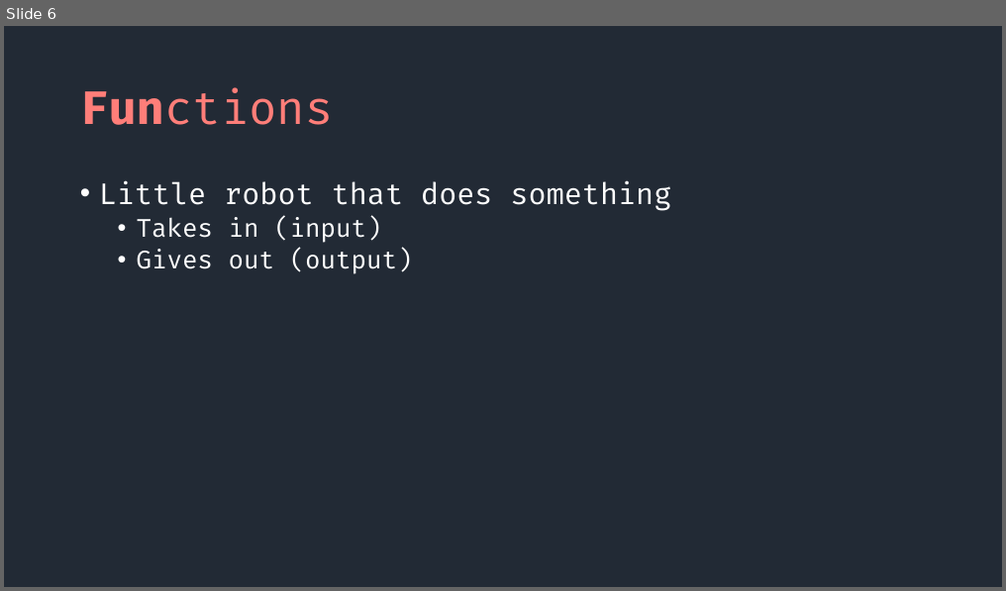
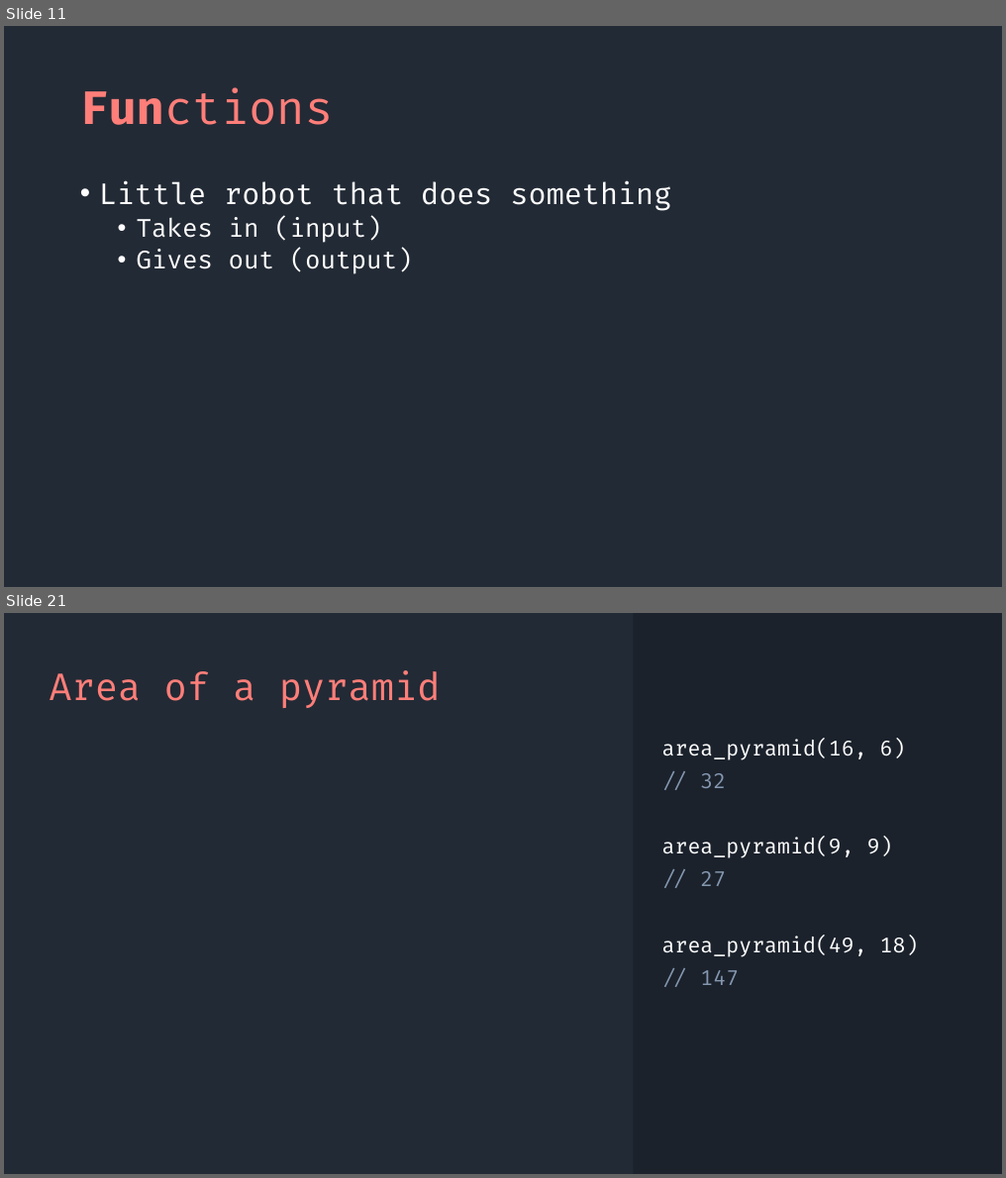
Before and after one commit to SeanMcP/college-career-day, a slide deck: presentation.pptx. Shown one above the other, each under a label of ours: slide 6 before the commit, slides 11 and 21 after it; the slides between them are not shown. The pictures are 1006x591 and 1006x1178 pixels, drawn with LibreOffice and Linux fonts; fonts in the diff are those of the drawing; grey boxes stand for pictures. Boxes give left, top, right and bottom in pixels: in the first picture for what was removed or moved away, otherwise in the second. Text is boxed around its words. In the diff, an @@ line names an element or a change of style, - is before the commit and + after.

```diff
--- a/presentation.pptx
+++ b/presentation.pptx
@@ slide 21 added at [4, 613, 1002, 1174], background #222A35 @@
@@ rectangle added at [633, 613, 1002, 1174], fill #1B222C @@
@@ title added at [49, 670, 441, 708], 36 pt, text #FF7E79 @@
+Area of a pyramid
@@ text added at [662, 739, 919, 985], 20 pt, text #FFFFFF @@
+area_pyramid(16, 6)
+// 32
+area_pyramid(9, 9)
+// 27
+area_pyramid(49, 18)
+// 147
@@ what was slide 6 is now slide 11 @@
```
Also in this commit, not shown: 9 slides changed, 16 other slides added.
